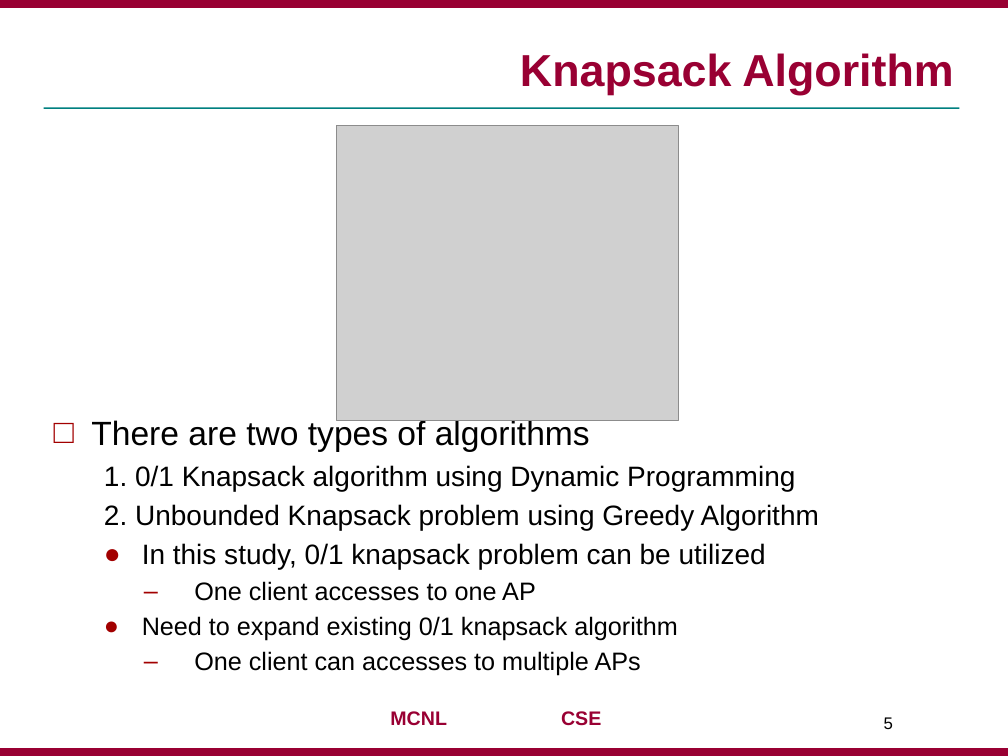
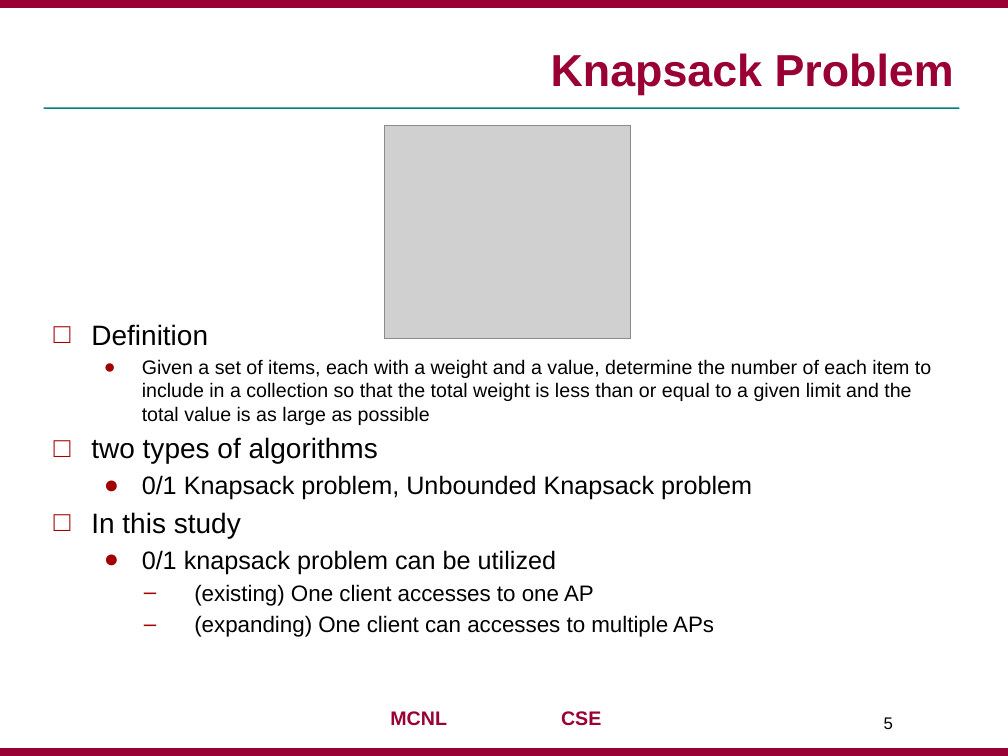
Before and after one commit to jaejunha/Paper, a slide deck: slide 5 of Daily(written_in_Korean)/181005.pptx. Drawn at 1008x756 pixels with LibreOffice and Linux fonts; fonts in the diff are those of the drawing; grey boxes stand for pictures; background and template pictures are left out. Boxes give left, top, right and bottom in pixels: in the first picture for what was removed or moved away, otherwise in the second. Text is boxed around its words. In the diff, an @@ line names an element or a change of style, - is before the commit and + after.

Commit message:
2018.10.05(modified)

```diff
--- a/Daily(written_in_Korean)/181005.pptx
+++ b/Daily(written_in_Korean)/181005.pptx
@@ title at [551, 53, 954, 95]: text changed @@
-Knapsack Algorithm
+Knapsack Problem
@@ picture: place and size @@
-picture at [337, 125, 678, 420]
+picture at [384, 125, 631, 339]
@@ text at [91, 324, 931, 637]: text changed; size 20 to 14 pt @@
-□ There are two types of algorithms
-  1. 0/1 Knapsack algorithm using Dynamic Programming
-  2. Unbounded Knapsack problem using Greedy Algorithm
-  ● In this study, 0/1 knapsack problem can be utilized
-    ‒ One client accesses to one AP
-  ● Need to expand existing 0/1 knapsack algorithm
-    ‒ One client can accesses to multiple APs
+□ Definition
+  ● Given a set of items, each with a weight and a value, determine the number of each item to include in a collection so that the total weight is less than or equal to a given limit and the total value is as large as possible
+□ two types of algorithms
+  ● 0/1 Knapsack problem, Unbounded Knapsack problem
+□ In this study
+  ● 0/1 knapsack problem can be utilized
+    ‒ (existing) One client accesses to one AP
+    ‒ (expanding) One client can accesses to multiple APs
```
Also in this commit, not shown: 4 other slides changed.
